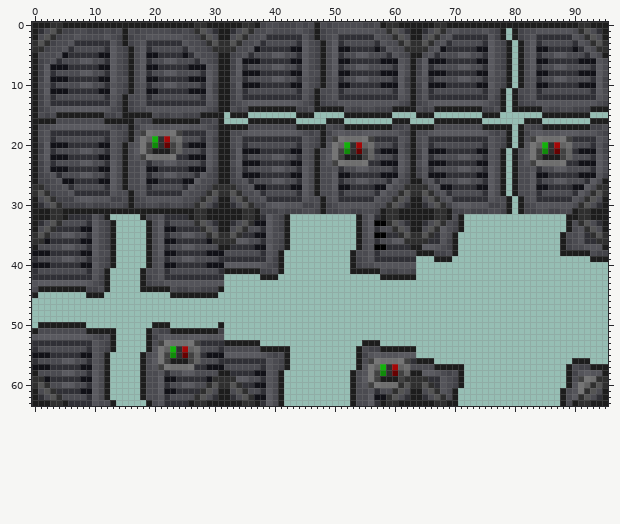
Sprite sheet, stored at Resources/Textures/Structures/Doors/Airlocks/Standard/hatch.rsi/opening.png. This is how it looked before the edit.
The file is 96x64 pixels. Pixels under 10% opacity are left out. Colours within 5 levels of each other are drawn and written as one.
After the commit:
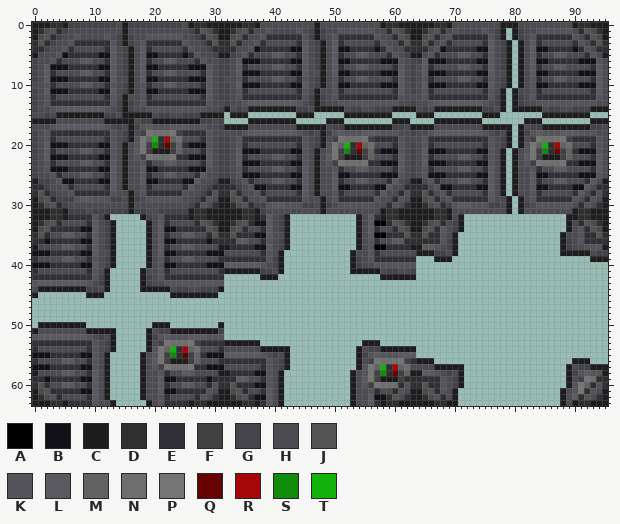
Palette (. is transparent): A #000000  B #111117  C #1d1d1d  D #2f2f2f  E #303036  F #414141  G #434349  H #4b4b51  J #545454  K #54545a  L #5a5a60  M #626262  N #6e6e6e  P #757575  Q #660202  R #a50707  S #108b0a  T #12b20a
Difference:
@@ x 0..95 @@
- 0 CCCDDCCCCCCCCCCCCCCCCCCCCCCDDCCCCCCDDCGHHGGGHGHCHGHHHHHGGHCDDCCCCCCDDCCCCCCCCCCCCCCCCCCCCCCDDCCC
- 1 CEHJDGGHHGGGHGHCHGHHHHHGGHGDJHECCEHJDHHKHHHHKHGCGHHKKKKKKHHDJHECCEHJDHKHHHHKHGC.CGHHKKKKKKHDJHEC
+ 0 CCCDDCGGGGGGGGHCGGGGGGGGGHCDDCCCCCCDDCHHHHHHHHHCHHHHHHHHHHCDDCCCCCCDDCHHHHHHHHCCCHHHHHHHHHCDDCCC
+ 1 CEHJDGHHHHHHHHHCHHHHHHHHHHGDJHECCEHJDHHKHHHHKHGCGHHKKKKKKHHDJHECCEHJDHKHHHHKHGC.CGHHKKKKKKHDJHEC
  2 CHJDGHHKHHHHKHGCGHHKKKKKKHHGDJHCCHJDHHKEEEEEEKGCGHKEEEEEEKHHDJHCCHJDHKEEEEEEKGC.CGHKEEEEEEKHDJHC
@@ x 0..95 @@
  5 CHHHKBEEEEEBBLHGCHLBBEEEEBEKHHGCCGHKEHHHLLHHELHGCHLEHHLLHHHEKHGCCHKEHHHLLHHELHGC.CHLEHHLLHHHEKHC
- 6 CGHKEHHHLLHHELHGCHLEHHLLHHHEKHGCCGLBBBEEEEEBBLHGCHLBBEEEEEBBBKHCGLBBBEEEEEBBLHGC.CHLBBEEEEEBBBKH
- 7 CGLBBBEEEEEBBLHGCHLBBEEEEEBBBKHCCGLEHHHHLLHHELHGCHLEHHLLHHHHELHCGLEHHHHLLHHELHGC.CHLEHHLLHHHHELH
- 8 CGLEHHHHLLHHELHGCHLEHHLLHHHHELHCCGLBBBEEEEEBBLHHCHLBBEEEEEBBBLHCGLBBBEEEEEBBLHHC.CHLBBEEEEEBBBLH
- 9 CGLBBBEEEEEBBLHHCHLBBEEEEEBBBLHCCHKEHHHHLLHHEKHGCHKEHHLLHHHHELGCHKEHHHHLLHHEKHGC.CHKEHHLLHHHHELG
-10 CHKEHHHHLLHHEKHGCHKEHHLLHHHHELGCCGLBBBEEEEEBBLHGCHKBBEEEEEBBBLGCGLBBBEEEEEBBLHGC.CHKBBEEEEEBBBLG
-11 CGLBBBEEEEEBBLHGCHKBBEEEEEBBBLGCCGKEHHHHHHHHEKHCHHKEHHHHHHHHELHCGKEHHHHHHHHEKHC.CHHKEHHHHHHHHELH
-12 CGKEHHHHHHHHEKHCHHKEHHHHHHHHELHCCGKEEEEEEEEEEKGCGHKEEEEEEEEEEKHCGKEEEEEEEEEEKGC.CGHKEEEEEEEEEEKH
-13 CGKEEEEEEEEEEKGCGHKEEEEEEEEEEKHCCGHKLLLLLLLLKHGCGHHKKKKKKKKKKHGCGHKLLLLLLLLKHGC.CGHHKKKKKKKKKKHG
-14 CGHKLLLLLLLLKHGCGHHKKKKKKKKKKHGCCHGHCCCCCCCCGGHCCCCCHGGHHGGGCCCCHGHCCCCCCCCGGHC.CCCCCHGGHHGGGCCC
-15 CHGHCCCCCCCCGGHCCCCCHGGHHGGGCCCC.CCC........CCC.....CCCCCCCC....CCC........CCC.......CCCCCCCC...
-16 CCCCHHHHHHHHCCCCCHGGCCCCCCCCGGHC....CCCCCCCC.....CCC........CCC....CCCCCCCC.......CCC........CCC
-17 CHHKLLLLLLLLKHGHCGKLKKKLLLKKKHGCCCCCHHHHHHHHCCCCCHGGCCCCCCCCGGHCCCCHHHHHHHHCCCCC.CHGGCCCCCCCCGGH
-18 CHKEEEEEEEEEEKHGCHFPNNNPFEEEEKHCCHHKLLLLLLLLKHGHCGKLKKKLLLKKKHGCHHKLLLLLLLLKHGHC.CGKLKKKLLLKKKHG
-19 CHKEHHHHHHHHEKHGCKPMTDRMNHHHEKGCCHKEEEEEEEEEEKHGCHFPNNNPFEEEEKHCHKEEEEEEEEEEKHGC.CHFPNNNPFEEEEKH
-20 CGLBBBEEEEEBBKHCHKPFSDQFMEBBBKGCCHKEHHHHHHHHEKHGCKPMTDRMNHHHEKGCHKEHHHHHHHHEKHGC.CKPMTDRMNHHHEKG
-21 CGLEHHHHLLHHEKHCHLPFCCCFMHHHELHCCGLBBBEEEEEBBKHCHKPFSDQFMEBBBKGCGLBBBEEEEEBBKHC.CHKPFSDQFMEBBBKG
-22 CHLBBBEEEEEBBKHCHKFPNNNPEEBBBLHCCGLEHHHHLLHHEKHCHLPFCCCFMHHHELHCGLEHHHHLLHHEKHC.CHLPFCCCFMHHHELH
-23 CGKEHHHHLLHHELHCHHKEHHLLHHHHELHCCHLBBBEEEEEBBKHCHKFPNNNPEEBBBLHCHLBBBEEEEEBBKHC.CHKFPNNNPEEBBBLH
-24 CGKBBBEEEEEBBLHCHHLBBEEEEEBBBKGCCGKEHHHHLLHHELHCHHKEHHLLHHHHELHCGKEHHHHLLHHELHC.CHHKEHHLLHHHHELH
-25 CGHKEHHHLLHHELHCHHLEHHLLHHHELHGCCGKBBBEEEEEBBLHCHHLBBEEEEEBBBKGCGKBBBEEEEEBBLHC.CHHLBBEEEEEBBBKG
+ 6 GHHKEHHHLLHHELHGCHLEHHLLHHHEKHHGGHLBBBEEEEEBBLHGCHLBBEEEEEBBBKHGGLBBBEEEEEBBLHGC.CHLBBEEEEEBBBKH
+ 7 GHLBBBEEEEEBBLHGCHLBBEEEEEBBBKHGGHLEHHHHLLHHELHGCHLEHHLLHHHHELHGHLEHHHHLLHHELHGC.CHLEHHLLHHHHELH
+ 8 GHLEHHHHLLHHELHGCHLEHHLLHHHHELHGGHLBBBEEEEEBBLHHCHLBBEEEEEBBBLHGHLBBBEEEEEBBLHHC.CHLBBEEEEEBBBLH
+ 9 GHLBBBEEEEEBBLHHCHLBBEEEEEBBBLHGHHKEHHHHLLHHEKHGCHKEHHLLHHHHELHGHKEHHHHLLHHEKHGC.CHKEHHLLHHHHELH
+10 HHKEHHHHLLHHEKHGCHKEHHLLHHHHELHGGHLBBBEEEEEBBLHGCHKBBEEEEEBBBLHGHLBBBEEEEEBBLHGC.CHKBBEEEEEBBBLH
+11 GHLBBBEEEEEBBLHGCHKBBEEEEEBBBLHGGHKEHHHHHHHHEKHCHHKEHHHHHHHHELHGHKEHHHHHHHHEKHC.CHHKEHHHHHHHHELH
+12 GHKEHHHHHHHHEKHCHHKEHHHHHHHHELHGGHKEEEEEEEEEEKGCGHKEEEEEEEEEEKHHHKEEEEEEEEEEKGC.CGHKEEEEEEEEEEKH
+13 GHKEEEEEEEEEEKGCGHKEEEEEEEEEEKHHGHHKLLLLLLLLKHGCGHHKKKKKKKKKKHHGHHKLLLLLLLLKHGC.CGHHKKKKKKKKKKHH
+14 GHHKLLLLLLLLKHGCGHHKKKKKKKKKKHHGCHGHCCCCCCCCGGHCCCCCHGGHHGGGCCCCHGHCCCCCCCCGGHC.CCCCCHGGHHGGGCCC
+15 HHGHCCCCCCCCGGHCCCCCHGGHHGGGCCCC.CCC........CCC.....CCCCCCCC....CCC........CCC.......CCCCCCCC...
+16 CCCCHHHHHHHHCCCCCHGGCCCCCCCCGGHG....CCCCCCCC.....CCC........CCC....CCCCCCCC.......CCC........CCC
+17 HHHKLLLLLLLLKHGHCGKLKKKLLLKKKHHGCCCCHHHHHHHHCCCCCHGGCCCCCCCCGGHCCCCHHHHHHHHCCCCC.CHGGCCCCCCCCGGH
+18 GHKEEEEEEEEEEKHGCHFPNNNPFEEEEKHHHHHKLLLLLLLLKHGHCGKLKKKLLLKKKHHGHHKLLLLLLLLKHGHC.CGKLKKKLLLKKKHH
+19 GHKEHHHHHHHHEKHGCKPMTDRMNHHHEKHGGHKEEEEEEEEEEKHGCHFPNNNPFEEEEKHHHKEEEEEEEEEEKHGC.CHFPNNNPFEEEEKH
+20 GHLBBBEEEEEBBKHCHKPFSDQFMEBBBKHGGHKEHHHHHHHHEKHGCKPMTDRMNHHHEKHGHKEHHHHHHHHEKHGC.CKPMTDRMNHHHEKH
+21 GHLEHHHHLLHHEKHCHLPFCCCFMHHHELHGGHLBBBEEEEEBBKHCHKPFSDQFMEBBBKHGHLBBBEEEEEBBKHC.CHKPFSDQFMEBBBKH
+22 GHLBBBEEEEEBBKHCHKFPNNNPEEBBBLHGGHLEHHHHLLHHEKHCHLPFCCCFMHHHELHGHLEHHHHLLHHEKHC.CHLPFCCCFMHHHELH
+23 GHKEHHHHLLHHELHCHHKEHHLLHHHHELHGGHLBBBEEEEEBBKHCHKFPNNNPEEBBBLHGHLBBBEEEEEBBKHC.CHKFPNNNPEEBBBLH
+24 GHKBBBEEEEEBBLHCHHLBBEEEEEBBBKHGGHKEHHHHLLHHELHCHHKEHHLLHHHHELHGHKEHHHHLLHHELHC.CHHKEHHLLHHHHELH
+25 GHHKEHHHLLHHELHCHHLEHHLLHHHELHHGGHKBBBEEEEEBBLHCHHLBBEEEEEBBBKHGHKBBBEEEEEBBLHC.CHHLBBEEEEEBBBKH
 26 CGGHKBBEEEEBBLHCHHLBBEEEEBBLHHGCCGHKEHHHLLHHELHCHHLEHHLLHHHELHGCCHKEHHHLLHHELHC.CHHLEHHLLHHHELHC
@@ x 0..95 @@
 29 CHJDGGGKLLKKKGGHCGHKKKKKKHHGDJHCCHJDHHKEEEEEEKHHCHKEEEEEEKHHDJHCCHJDHKEEEEEEKHHC.CHKEEEEEEKHDJHC
-30 CEHJDGGGGHGGGHHGCGGHHGGHHGGDJHECCEHJDGGKLLKKKGGHCGHKKKKKKHHDJHECCEHJDGKLLKKKGGHC.CGHKKKKKKHDJHEC
-31 CCCDDCCCCCCCCCCCCCCCCCCCCCCDDCCCCCCDDCGGGHGGGHHGCGGHHGGHHGCDDCCCCCCDDCGGHGGGHHGC.CGGHHGGHHCDDCCC
+30 CEHJDGHHHHHHHHHHCHHHHHHHHHGDJHECCEHJDGGKLLKKKGGHCGHKKKKKKHHDJHECCEHJDGKLLKKKGGHC.CGHKKKKKKHDJHEC
+31 CCCDDCGGGHGGGGGGCGGHHGGGGGCDDCCCCCCDDCGHHHHHHHHHCHHHHHHHHHCDDCCCCCCDDCHHHHHHHHHC.CHHHHHHHHCDDCCC
 32 CCCDDCEEEEKGC.....CGHKEEEECDDCCCCCCDDCELHGC...........CHLECDDCCCCCCDDCHC.................CCDDCCC
